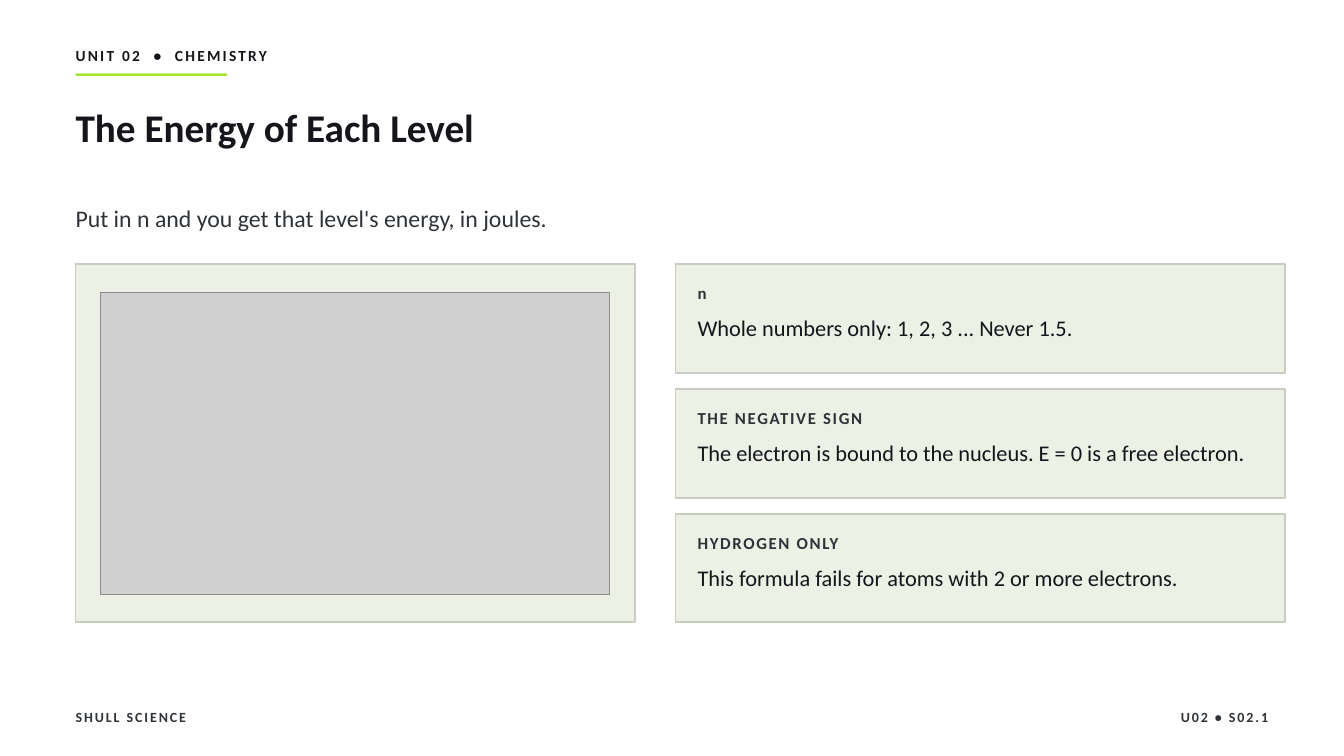
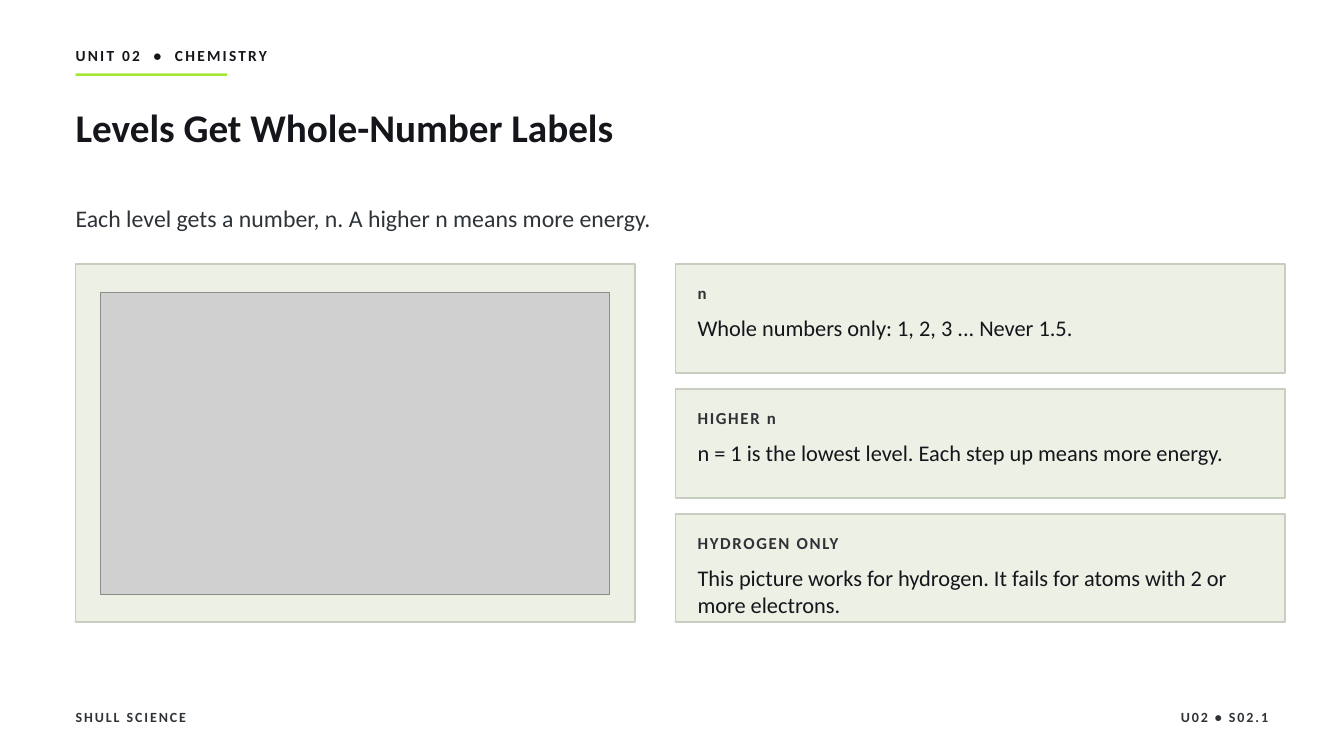
Before and after one commit to Hayabusa015/WorkWork, a slide deck: slide 8 of deliverables/chem-u02/SHULL_CHEM_Slides_U02_S02.1.pptx. Drawn at 1344x756 pixels with LibreOffice and Linux fonts; fonts in the diff are those of the drawing; grey boxes stand for pictures. Boxes give left, top, right and bottom in pixels: in the first picture for what was removed or moved away, otherwise in the second. Text is boxed around its words. In the diff, an @@ line names an element or a change of style, - is before the commit and + after.

```diff
--- a/deliverables/chem-u02/SHULL_CHEM_Slides_U02_S02.1.pptx
+++ b/deliverables/chem-u02/SHULL_CHEM_Slides_U02_S02.1.pptx
@@ title at box(76, 114, 613, 143): text changed @@
-The Energy of Each Level
+Levels Get Whole-Number Labels
@@ text at box(76, 210, 651, 231): text changed @@
-Put in n and you get that level's energy, in joules.
+Each level gets a number, n. A higher n means more energy.
@@ text at box(767, 416, 776, 424): text changed @@
-THE NEGATIVE SIGN
+HIGHER n
@@ text at box(698, 445, 1222, 465): text changed @@
-The electron is bound to the nucleus. E = 0 is a free electron.
+n = 1 is the lowest level. Each step up means more energy.
@@ text at box(698, 570, 1227, 613): text changed @@
-This formula fails for atoms with 2 or more electrons.
+This picture works for hydrogen. It fails for atoms with 2 or more electrons.
```
Also in this commit, not shown: 11 other slides changed, 1 slide added, 1 slide removed, 7 other files.
